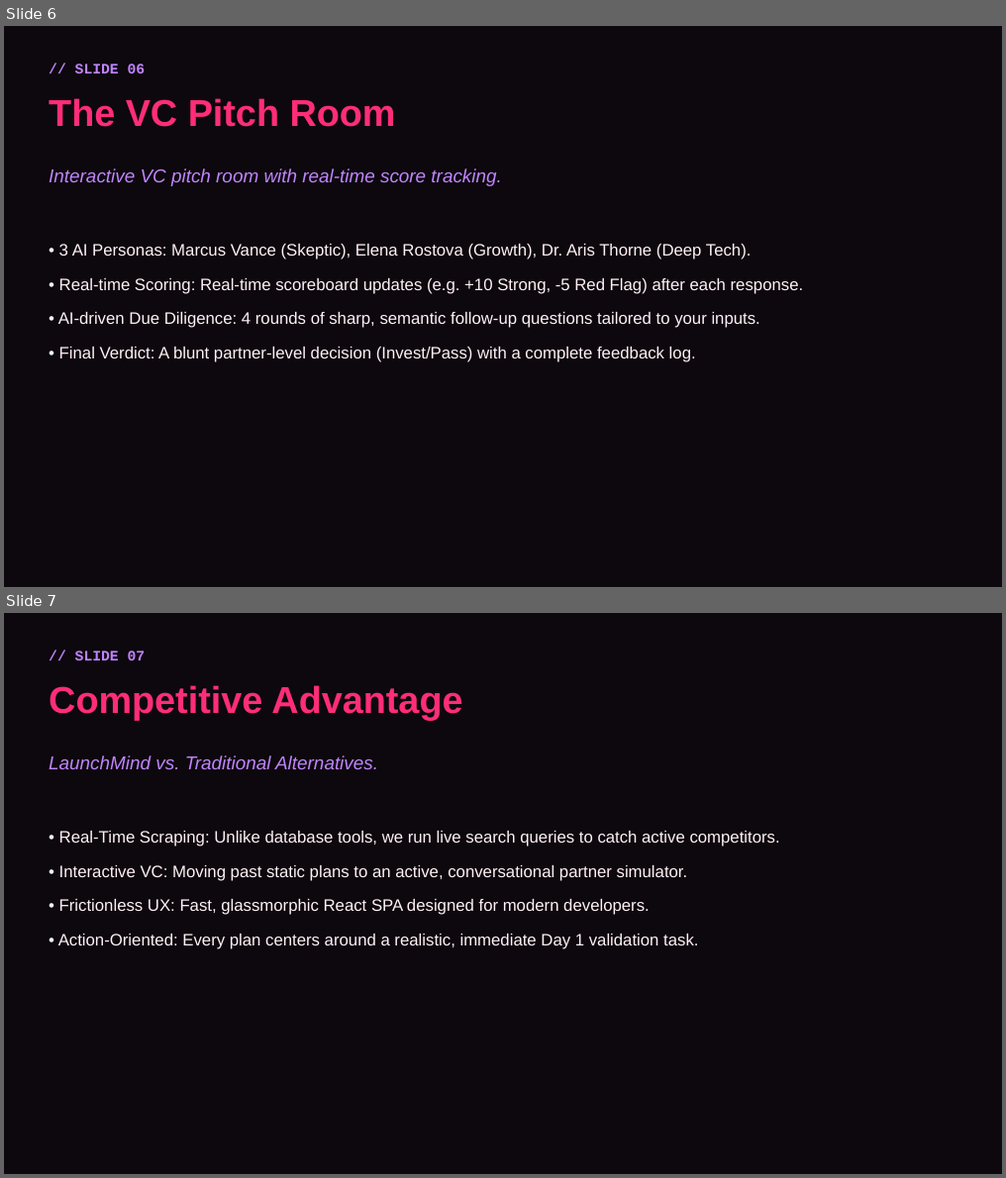
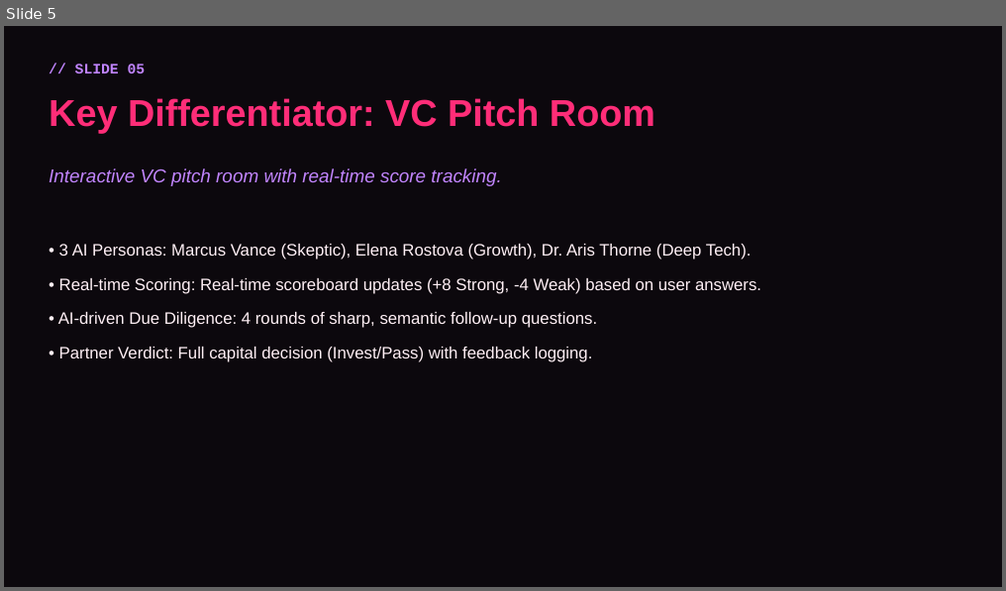
Before and after one commit to swaraj3092/LaunchMind, a slide deck: LaunchMind_PitchDeck.pptx. Shown one above the other, each under a label of ours: slides 6 and 7 before the commit, slide 5 after it. The pictures are 1006x1178 and 1006x591 pixels, drawn with LibreOffice and Linux fonts; fonts in the diff are those of the drawing. Boxes give left, top, right and bottom in pixels: in the first picture for what was removed or moved away, otherwise in the second. Text is boxed around its words. In the diff, an @@ line names an element or a change of style, - is before the commit and + after.

```diff
--- a/LaunchMind_PitchDeck.pptx
+++ b/LaunchMind_PitchDeck.pptx
@@ slide 7 removed at (x1=4, y1=613, x2=1002, y2=1174), background #0C080D @@
@@ text removed at (x1=75, y1=651, x2=146, y2=661) @@
-// SLIDE 07
@@ text removed at (x1=49, y1=685, x2=462, y2=721) @@
-Competitive Advantage
@@ text removed at (x1=49, y1=756, x2=378, y2=769) @@
-LaunchMind vs. Traditional Alternatives.
@@ text removed at (x1=58, y1=831, x2=780, y2=950) @@
-• Real-Time Scraping: Unlike database tools, we run live search queries to catch active competitors.
-• Interactive VC: Moving past static plans to an active, conversational partner simulator.
-• Frictionless UX: Fast, glassmorphic React SPA designed for modern developers.
-• Action-Oriented: Every plan centers around a realistic, immediate Day 1 validation task.
@@ what was slide 6 is now slide 5 @@
@@ slide 5 changed as well @@
@@ text at (x1=49, y1=98, x2=655, y2=134): text changed @@
-The VC Pitch Room
+Key Differentiator: VC Pitch Room
@@ text at (x1=58, y1=278, x2=761, y2=363): text changed @@
-• Real-time Scoring: Real-time scoreboard updates (e.g. +10 Strong, -5 Red Flag) after each response.
-• AI-driven Due Diligence: 4 rounds of sharp, semantic follow-up questions tailored to your inputs.
-• Final Verdict: A blunt partner-level decision (Invest/Pass) with a complete feedback log.
+• Real-time Scoring: Real-time scoreboard updates (+8 Strong, -4 Weak) based on user answers.
+• AI-driven Due Diligence: 4 rounds of sharp, semantic follow-up questions.
+• Partner Verdict: Full capital decision (Invest/Pass) with feedback logging.
```
Also in this commit, not shown: 6 other slides changed, 1 slide added, 5 other slides removed, 3 other files.
